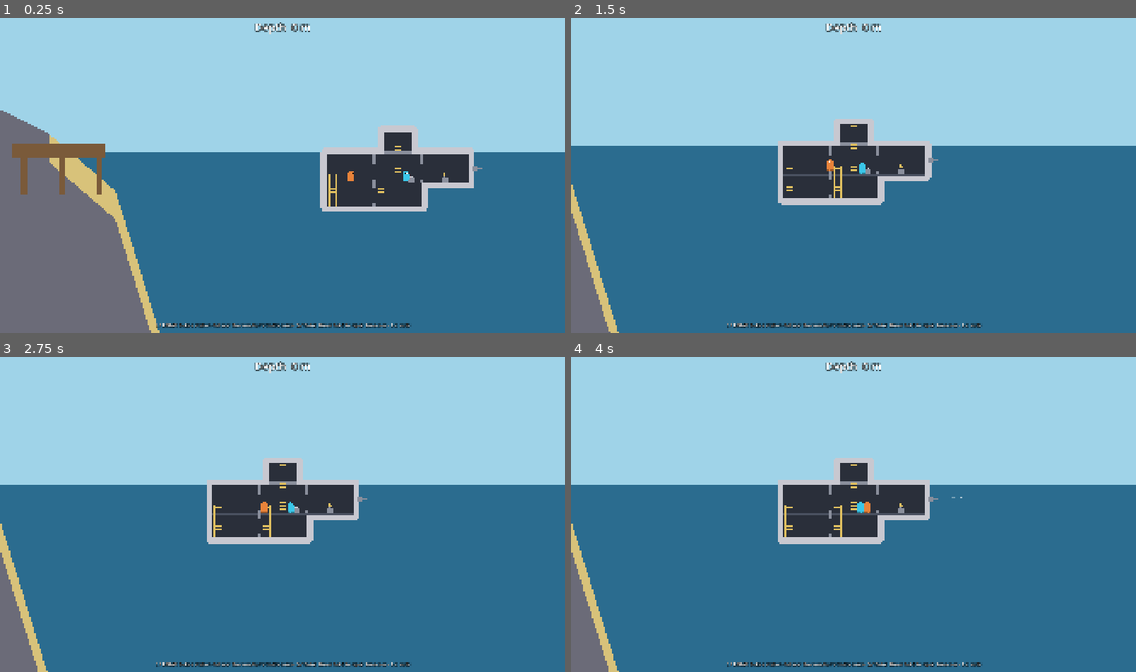
Above: before the commit, frames 1-4 (two rows, left to right).
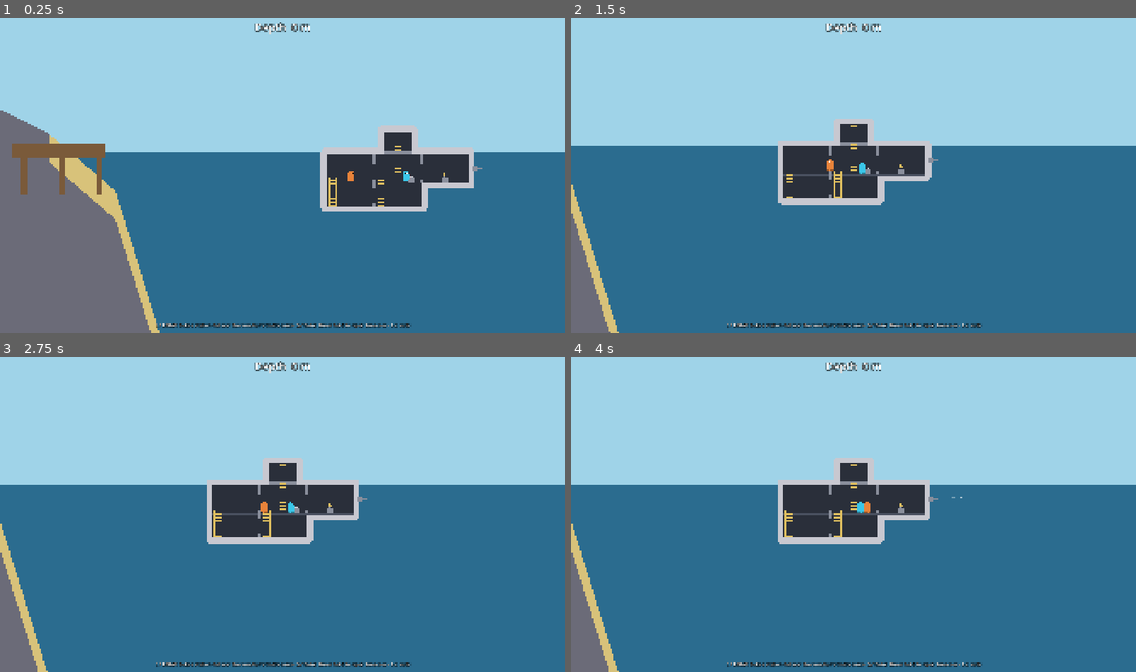
Above: after the commit, the same moments.

Repository: SnirNehemia/deeper
Game: Godot game, scene res://scenes/world.tscn
The game is run twice, just before and just after one commit, with the same random seed, the same clock (stepped at 60 frames per second) and the same inputs.
Inputs:
- Up to frame 1 (0.25 s): no input
- Up to frame 2 (1.5 s): tap Enter at 0.5 s; hold D from 0.53 s (still down); tap E at 0.6 s; tap W at 0.77 s; tap Q at 1.35 s
- Up to frame 3 (2.75 s): tap W at 1.52 s; tap Space at 2 s; release D at 2.03 s; hold A from 2.03 s (still down); tap Shift at 2.1 s
- Up to frame 4 (4 s): release A at 2.78 s; hold D from 2.78 s (still down); tap Enter at 2.85 s; tap W at 3.02, 3.77 s; tap E at 3.6 s

The runs differ from the first frame. In frame 1, less than 0.1% of the frame differs, in the area x 58-68%, y 49-60%; in frame 2, less than 0.1%; in frame 3, 0.1%; in frame 4, 0.1%, in the area x 37-48%, y 47-58%.

Commit message:
M3 Module A: halve the lower-deck ladder grab overlap (20px, was 40px)

Diff:
--- a/scripts/sub/sub.gd
+++ b/scripts/sub/sub.gd
@@ -519,13 +519,13 @@
 
 	# Ladders down from the middle room (to the claw room) and the engine
 	# room (to the storage room), through the floor openings above. Each shaft
-	# is one deck tall (the lower room's height) plus a small overlap (40px)
+	# is one deck tall (the lower room's height) plus a small overlap (20px)
 	# above the floor opening, just enough for a crew member standing on the
 	# hatch on the main deck to grab it (playtest #1 revision #3: ladders were
 	# changed from spanning the full main-deck room above to a single-deck
 	# ladder, matching the reference layout).
-	_add_ladder_shaft(CLAW_LADDER_X, -40.0, LOWER_FLOOR_Y)
-	_add_ladder_shaft(STORAGE_LADDER_X, -40.0, LOWER_FLOOR_Y)
+	_add_ladder_shaft(CLAW_LADDER_X, -20.0, LOWER_FLOOR_Y)
+	_add_ladder_shaft(STORAGE_LADDER_X, -20.0, LOWER_FLOOR_Y)
 
 func _build_ladder() -> void:
 	var deck_y := CEIL_Y - WALL_T
--- a/scripts/sub/sub_visual.gd
+++ b/scripts/sub/sub_visual.gd
@@ -51,8 +51,8 @@
 	_draw_ladder(0.0, conn_ceil_y, 0.0)
 	# Lower-deck ladders: middle room down to the claw room, engine room down
 	# to the storage room.
-	_draw_ladder(Sub.CLAW_LADDER_X, -40.0, Sub.LOWER_FLOOR_Y)
-	_draw_ladder(Sub.STORAGE_LADDER_X, -40.0, Sub.LOWER_FLOOR_Y)
+	_draw_ladder(Sub.CLAW_LADDER_X, -20.0, Sub.LOWER_FLOOR_Y)
+	_draw_ladder(Sub.STORAGE_LADDER_X, -20.0, Sub.LOWER_FLOOR_Y)
 
 	# Doorway between storage and the claw room (lower deck), with its header
 	# and door step.
